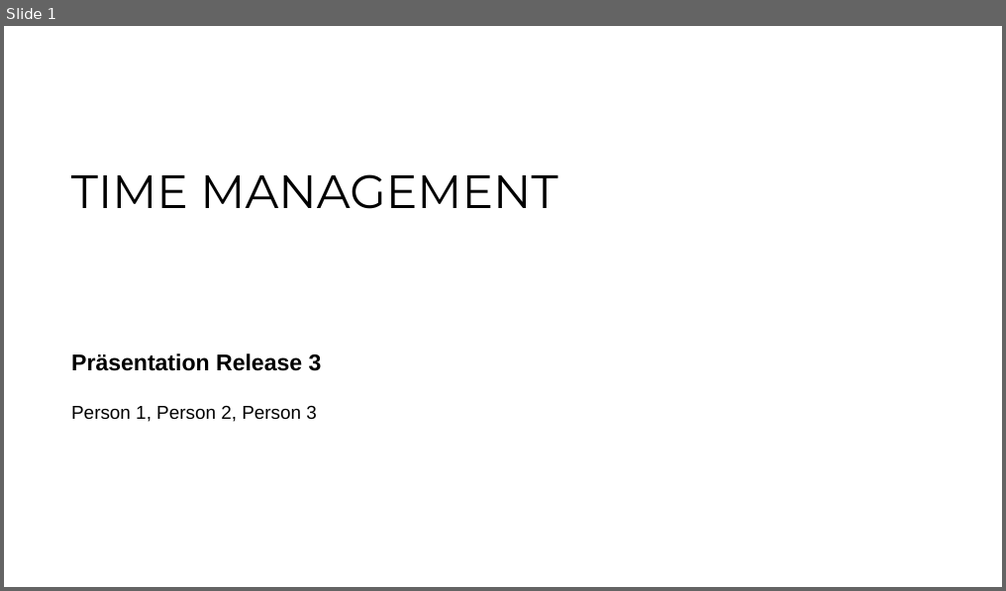
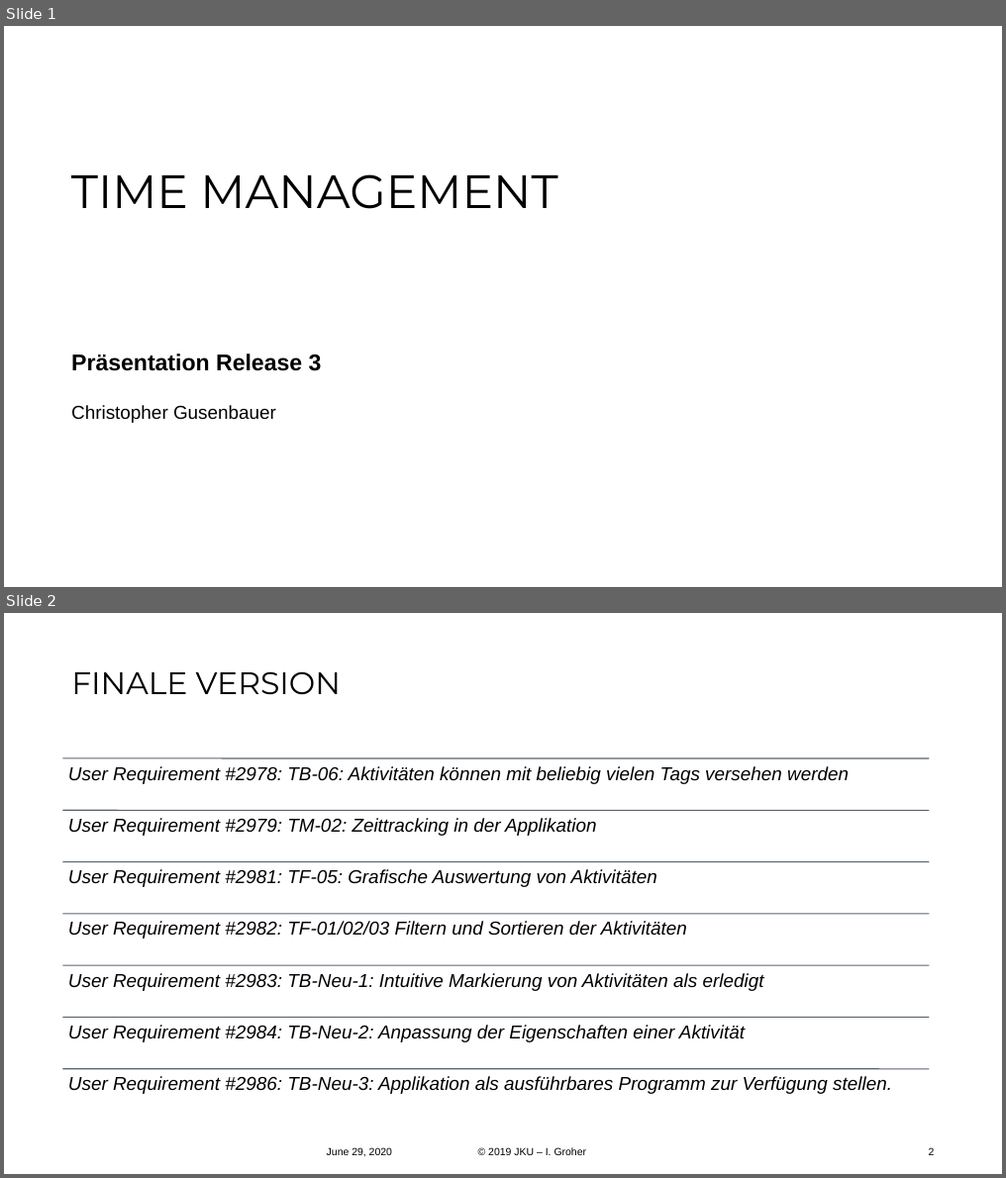
Before and after one commit to FireRedDev/TaskyCompanion, a slide deck: Release 3.pptx. Shown one above the other, each under a label of ours: slide 1 before the commit, slides 1 and 2 after it. The pictures are 1006x591 and 1006x1178 pixels, drawn with LibreOffice and Linux fonts; fonts in the diff are those of the drawing; background and template pictures are left out. Boxes give left, top, right and bottom in pixels: in the first picture for what was removed or moved away, otherwise in the second. Text is boxed around its words. In the diff, an @@ line names an element or a change of style, - is before the commit and + after.

```diff
--- a/Release 3.pptx
+++ b/Release 3.pptx
@@ slide 2 added at [4, 613, 1002, 1174], background #FFFFFF @@
@@ title added at [71, 671, 341, 695], 30 pt, text #000000 @@
+FINALE VERSION
@@ group added at [62, 759, 930, 1094]: 7 lines, 7 texts @@
+User Requirement #2978: TB-06: Aktivitäten können mit beliebig vielen Tags versehen werden
+User Requirement #2979: TM-02: Zeittracking in der Applikation
+User Requirement #2981: TF-05: Grafische Auswertung von Aktivitäten
+User Requirement #2982: TF-01/02/03 Filtern und Sortieren der Aktivitäten
+User Requirement #2983: TB-Neu-1: Intuitive Markierung von Aktivitäten als erledigt
+User Requirement #2984: TB-Neu-2: Anpassung der Eigenschaften einer Aktivität
+User Requirement #2986: TB-Neu-3: Applikation als ausführbares Programm zur Verfügung stellen.
@@ text added at [327, 1148, 392, 1157], 10 pt, text #000000 @@
+June 29, 2020
@@ text added at [488, 1148, 587, 1156], 10 pt, text #000000 @@
+© 2019 JKU – I. Groher
@@ page number added at [929, 1148, 935, 1156], 10 pt, text #000000 @@
+2
@@ slide 1 changed as well @@
@@ subtitle at [71, 405, 276, 423]: text changed @@
-Person 1, Person 2, Person 3
+Christopher Gusenbauer
```
Also in this commit, not shown: 8 other slides changed, 1 other slide added, 1 slide removed, 1 other file.
